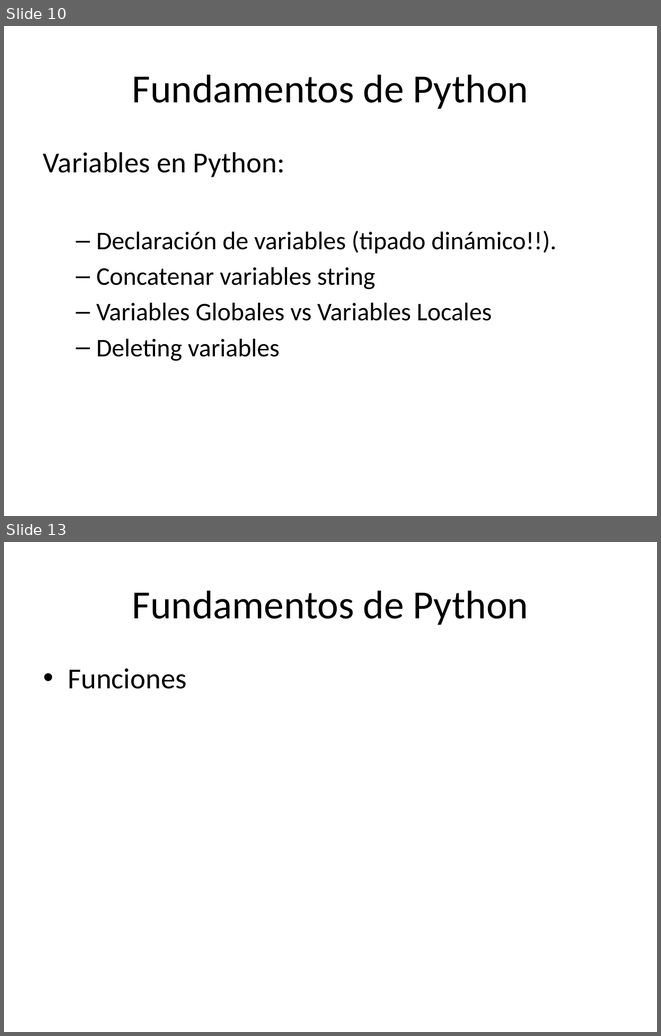
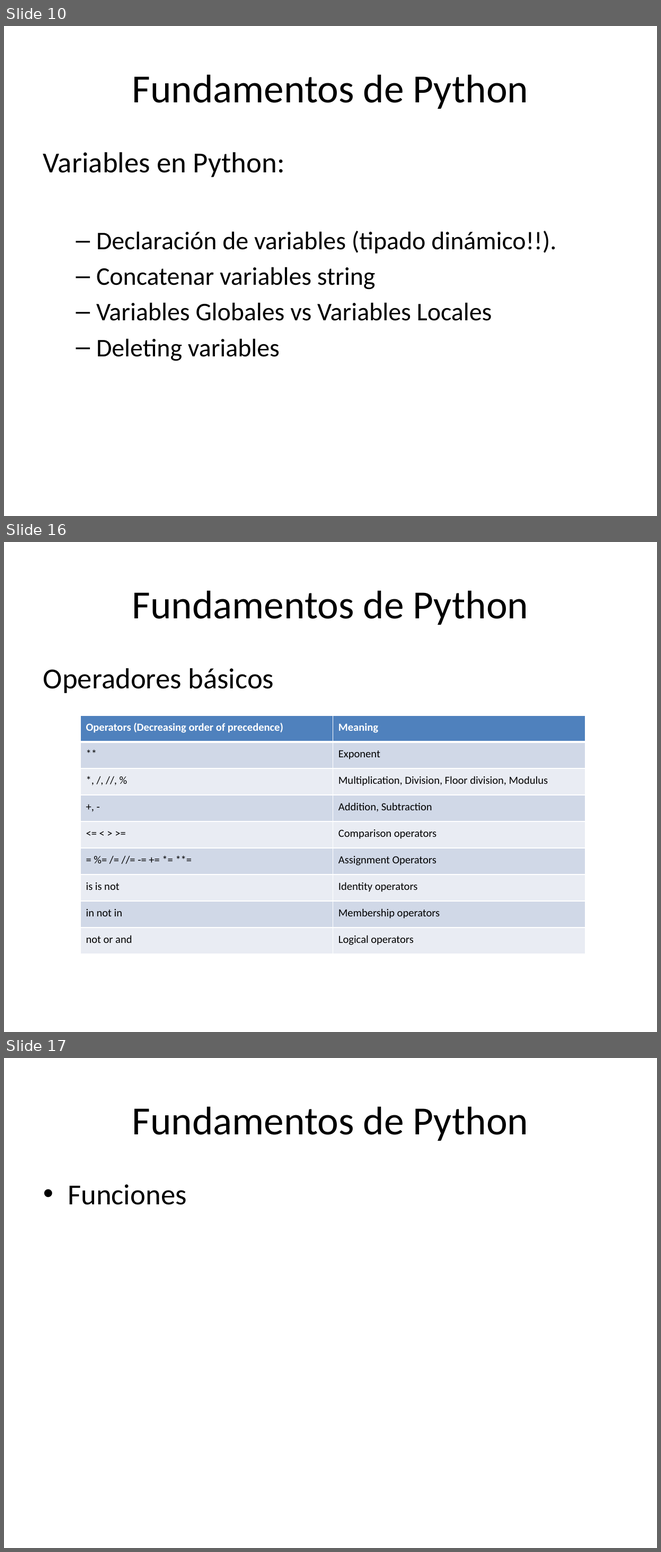
Before and after one commit to Kike-Ramirez/intro-py-td, a slide deck: docs/Python for TD Workshop - ROTOR.pptx. Shown one above the other, each under a label of ours: slides 10 and 13 before the commit, slides 10, 16 and 17 after it; the slides between them are not shown. The pictures are 661x1036 and 661x1552 pixels, drawn with LibreOffice and Linux fonts; fonts in the diff are those of the drawing. Boxes give left, top, right and bottom in pixels: in the first picture for what was removed or moved away, otherwise in the second. Text is boxed around its words. In the diff, an @@ line names an element or a change of style, - is before the commit and + after.

```diff
--- a/docs/Python for TD Workshop - ROTOR.pptx
+++ b/docs/Python for TD Workshop - ROTOR.pptx
@@ slide 16 added at <box>4,542,657,1032</box>, background #FFFFFF @@
@@ title added at <box>132,590,529,625</box>, 44 pt, text #000000 @@
+Fundamentos de Python
@@ text added at <box>43,668,274,693</box>, 32 pt, text #000000 @@
+Operadores básicos
@@ table added at <box>80,716,586,954</box>, 9 rows, 2 columns @@
+Operators (Decreasing order of precedence) | Meaning
+** | Exponent
+*, /, //, % | Multiplication, Division, Floor division, Modulus
++, - | Addition, Subtraction
+<= < > >= | Comparison operators
+= %= /= //= -= += *= **= | Assignment Operators
+is is not | Identity operators
+in not in | Membership operators
+not or and | Logical operators
@@ what was slide 13 is now slide 17 @@
```
Also in this commit, not shown: 2 slides changed, 3 other slides added, 8 other files.
